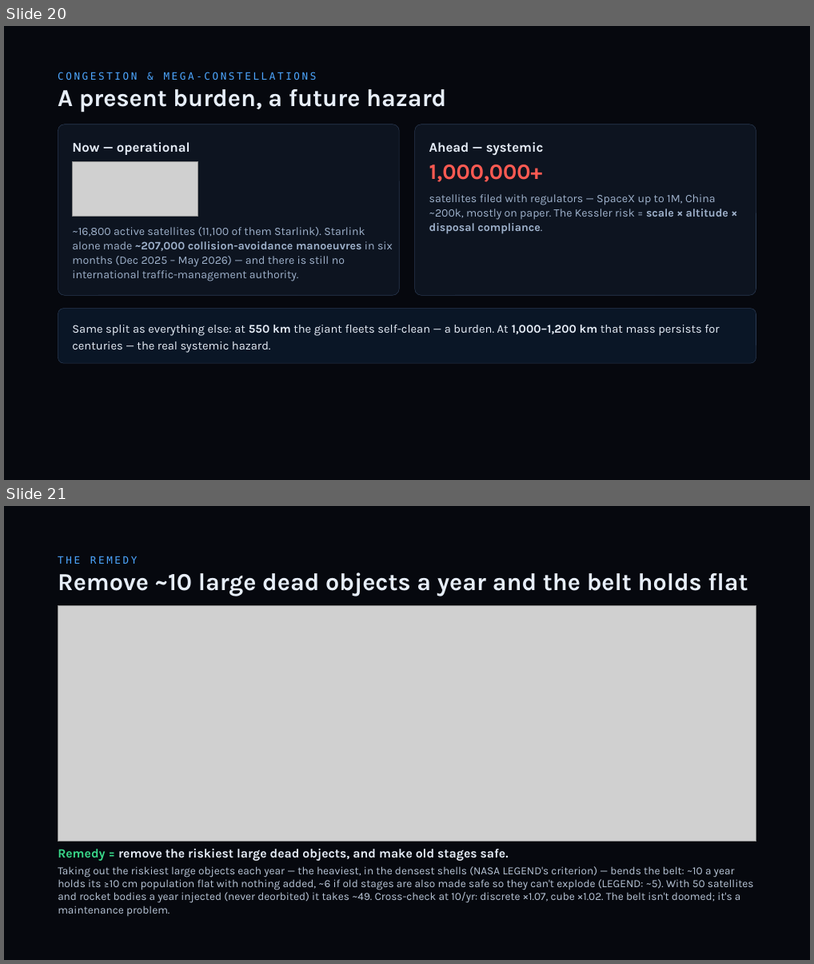
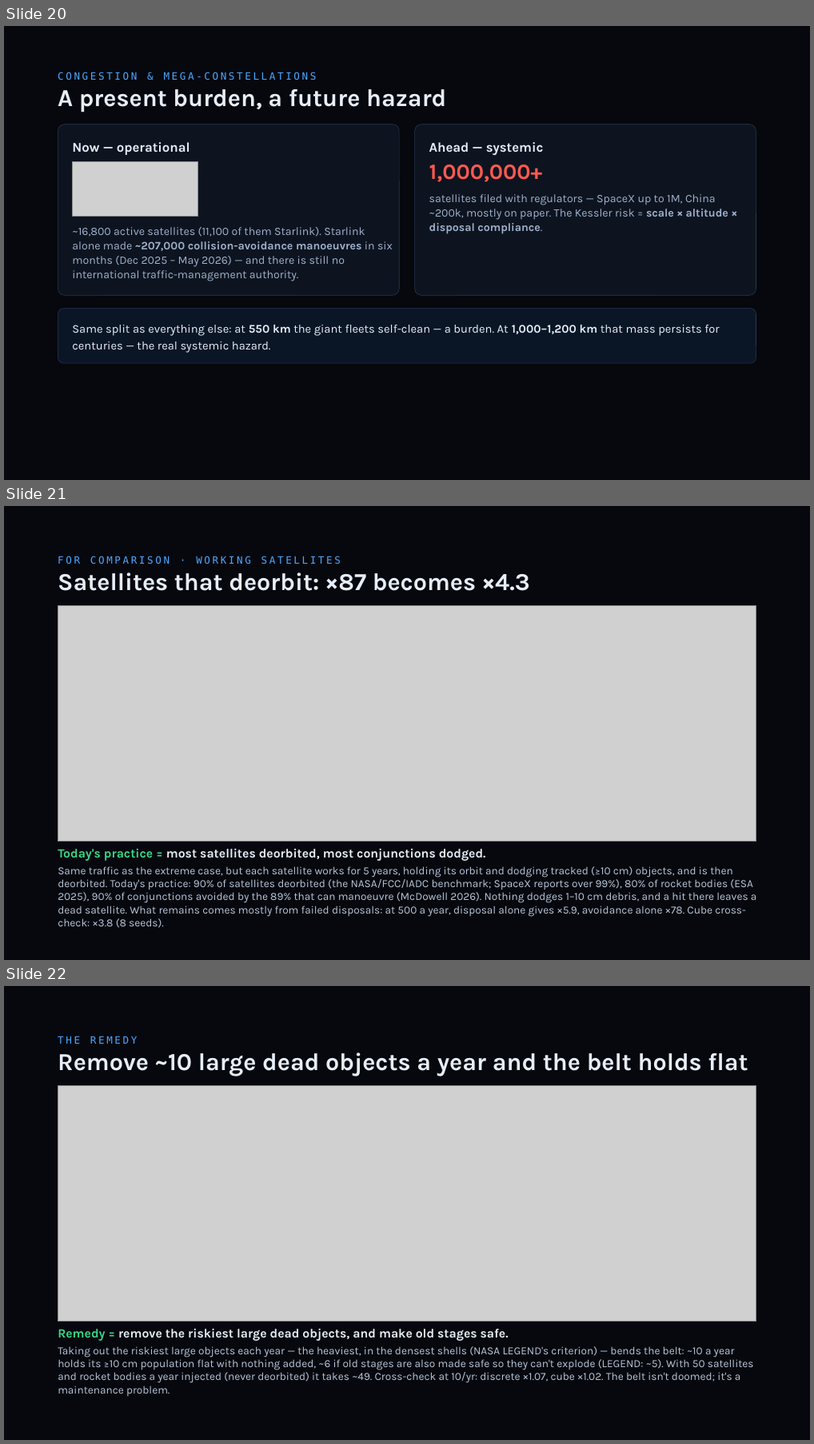
Before and after one commit to TimKadyrov/DebrisCascade, a slide deck: Barrel of Nails — Kessler Study.pptx. Shown one above the other, each under a label of ours: slides 20 and 21 before the commit, slides 20, 21 and 22 after it. The pictures are 814x964 and 814x1444 pixels, drawn with LibreOffice and Linux fonts; fonts in the diff are those of the drawing; grey boxes stand for pictures. Boxes give left, top, right and bottom in pixels: in the first picture for what was removed or moved away, otherwise in the second. Text is boxed around its words. In the diff, an @@ line names an element or a change of style, - is before the commit and + after.

```diff
--- a/Barrel of Nails — Kessler Study.pptx
+++ b/Barrel of Nails — Kessler Study.pptx
@@ slide 21 added at (4, 506, 810, 960), background #06080E @@
@@ text added at (58, 556, 341, 564), 12 pt, text #4DA6FF @@
+FOR COMPARISON · WORKING SATELLITES
@@ text added at (58, 572, 530, 591), 29 pt, text #E7EEF8, bold @@
+Satellites that deorbit: ×87 becomes ×4.3
@@ picture added at (58, 606, 757, 841) @@
@@ text added at (58, 848, 758, 928), 13 pt, text #B9C6D8 @@
+Today's practice = most satellites deorbited, most conjunctions dodged.
+Same traffic as the extreme case, but each satellite works for 5 years, holding its orbit and dodging tracked (≥10 cm) objects, and is then deorbited. Today's practice: 90% of satellites deorbited (the NASA/FCC/IADC benchmark; SpaceX reports over 99%), 80% of rocket bodies (ESA 2025), 90% of conjunctions avoided by the 89% that can manoeuvre (McDowell 2026). Nothing dodges 1–10 cm debris, and a hit there leaves a dead satellite. What remains comes mostly from failed disposals: at 500 a year, disposal alone gives ×5.9, avoidance alone ×78. Cube cross-check: ×3.8 (8 seeds).
@@ what was slide 21 is now slide 22 @@
```
Also in this commit, not shown: 2 slides changed, 14 other files.
